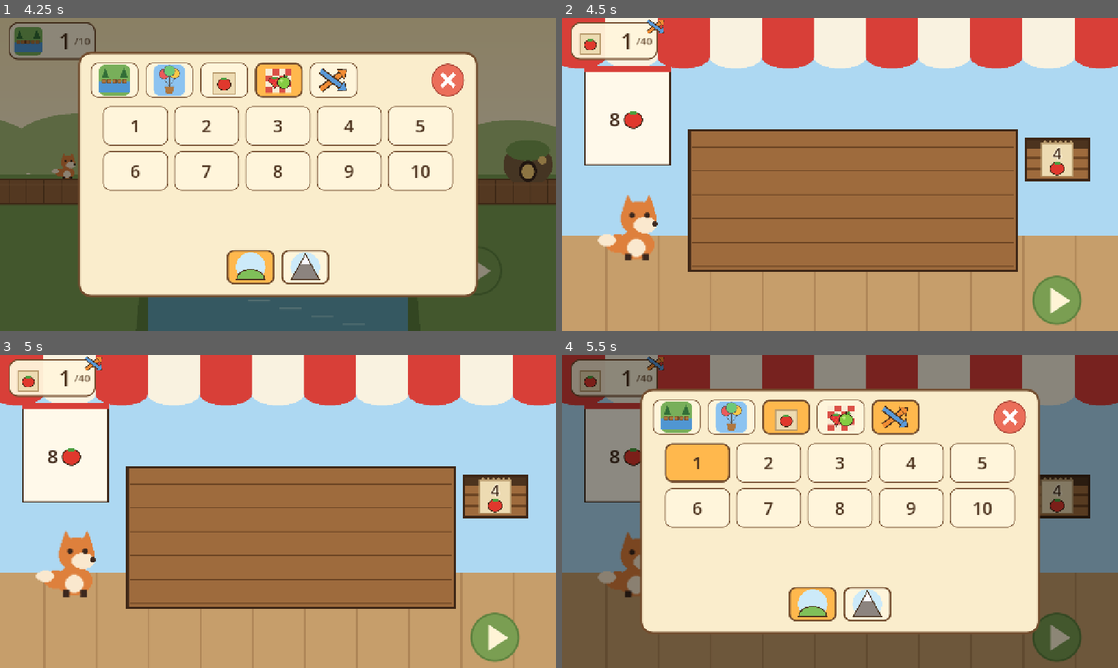
Above: before the commit, frames 1-4 (two rows, left to right).
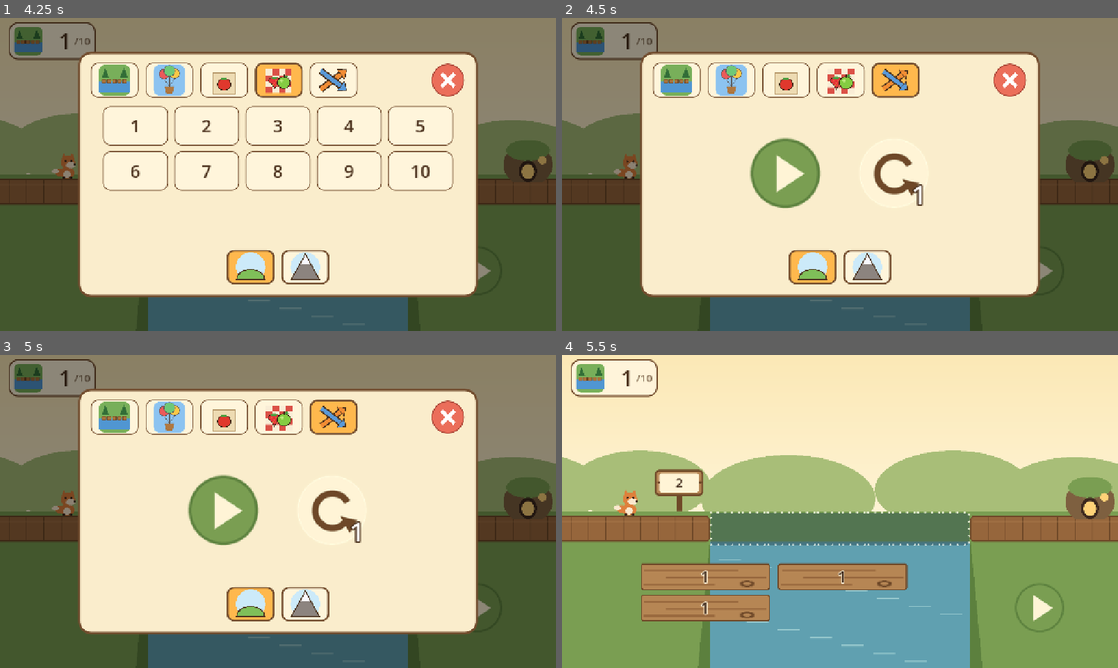
Above: after the commit, the same moments.

Repository: malioni/kids-math-game
Game: Godot game, scene res://scenes/ui/boot.tscn
Same seed, same stepped clock (60 frames per second), same inputs: the game is played once before the commit and once after it.
Inputs (mouse positions are in pixels of both pictures, inside the frame that each line leads up to):
- Up to frame 1 (4.25 s): click (50, 39) at 0.5 s; click (116, 80) at 1.25 s; click (166, 80) at 2 s; click (222, 80) at 2.75 s; click (278, 80) at 3.5 s
- Up to frame 2 (4.5 s): click (895, 80) at 4.25 s
- Up to frame 3 (5 s): no input
- Up to frame 4 (5.5 s): click (612, 376) at 5 s

Frame 1 is identical in both runs. In frame 2, 98% of the frame differs, in the area x 0-100%, y 0-100%; in frame 3, 98%; in frame 4, 90%.

Commit message:
Give shuffle its own page in the level picker
While shuffling, the picker opened on the current world's levels, so the
only option was to leave shuffle for that world. The shuffle tab now shows
a page of its own, and the picker opens on it while shuffling: continue
(or start shuffling), and start over, which clears shuffle's place in every
world and begins again from 1. World tabs and Easy/Hard work as before.

Co-Authored-By: Claude Opus 5.5 <noreply@anthropic.com>

Diff:
--- a/scenes/ui/level_hud.tscn
+++ b/scenes/ui/level_hud.tscn
@@ -7,6 +7,7 @@
 [ext_resource type="Texture2D" path="res://assets/sprites/ui/icon_shuffle.png" id="5_shuffle"]
 [ext_resource type="Texture2D" path="res://assets/sprites/ui/icon_easy.png" id="6_easy"]
 [ext_resource type="Texture2D" path="res://assets/sprites/ui/icon_hard.png" id="7_hard"]
+[ext_resource type="Texture2D" path="res://assets/sprites/forest_bridge/go_icon.png" id="8_go"]
 
 [sub_resource type="StyleBoxFlat" id="StyleBoxFlat_badge"]
 bg_color = Color(1, 0.96, 0.86, 0.95)
@@ -189,6 +190,49 @@
 theme_override_constants/v_separation = 14
 columns = 5
 
+[node name="ShufflePage" type="HBoxContainer" parent="Root/Picker/Panel/Margin/VBox"]
+visible = false
+layout_mode = 2
+size_flags_vertical = 3
+theme_override_constants/separation = 80
+alignment = 1
+
+[node name="ContinueButton" type="TextureButton" parent="Root/Picker/Panel/Margin/VBox/ShufflePage"]
+custom_minimum_size = Vector2(170, 170)
+layout_mode = 2
+size_flags_vertical = 4
+texture_normal = ExtResource("8_go")
+ignore_texture_size = true
+stretch_mode = 5
+
+[node name="RestartButton" type="TextureButton" parent="Root/Picker/Panel/Margin/VBox/ShufflePage"]
+custom_minimum_size = Vector2(170, 170)
+layout_mode = 2
+size_flags_vertical = 4
+texture_normal = ExtResource("4_retry")
+ignore_texture_size = true
+stretch_mode = 5
+
+[node name="OneLabel" type="Label" parent="Root/Picker/Panel/Margin/VBox/ShufflePage/RestartButton"]
+layout_mode = 1
+anchors_preset = 3
+anchor_left = 1.0
+anchor_top = 1.0
+anchor_right = 1.0
+anchor_bottom = 1.0
+offset_left = -60.0
+offset_top = -72.0
+offset_right = 4.0
+offset_bottom = 4.0
+mouse_filter = 2
+theme_override_colors/font_color = Color(1, 1, 1, 1)
+theme_override_colors/font_outline_color = Color(0.3, 0.2, 0.12, 1)
+theme_override_constants/outline_size = 14
+theme_override_font_sizes/font_size = 60
+text = "1"
+horizontal_alignment = 1
+vertical_alignment = 1
+
 [node name="ModeRow" type="HBoxContainer" parent="Root/Picker/Panel/Margin/VBox"]
 layout_mode = 2
 theme_override_constants/separation = 16
--- a/scripts/ui/level_hud.gd
+++ b/scripts/ui/level_hud.gd
@@ -4,8 +4,9 @@
 ## Level badge, level picker and world-complete screen shared by every world.
 ##
 ## The badge in the top-left shows the world and the current level number (with a shuffle icon in
-## shuffle mode); tapping it opens a picker with a tab per world, a shuffle tab, a button per level
-## of the current difficulty, and Easy/Hard buttons. After the last level, show_world_complete()
+## shuffle mode); tapping it opens a picker with a tab per world, a shuffle tab (continue the
+## shuffle, or start it over), a button per level of the current difficulty, and Easy/Hard
+## buttons. After the last level, show_world_complete()
 ## offers a restart and a button for each other world. The HUD only emits signals; the world
 ## decides what loading a level means.
 
@@ -15,8 +16,12 @@
 signal restart_requested
 ## Emitted when the player picks a difficulty in the picker: "easy" or "hard".
 signal difficulty_chosen(difficulty: String)
-## Emitted when the player taps the shuffle tab in the picker.
-signal shuffle_requested
+## Emitted when the player taps continue (from_start false) or start over (from_start true) on the
+## picker's shuffle page.
+signal shuffle_requested(from_start: bool)
+
+# The picker page id of the shuffle tab.
+const _SHUFFLE_PAGE := "shuffle"
 
 const _CREAM := Color(1.0, 0.96, 0.86)
 const _CURRENT := Color(1.0, 0.72, 0.3)
@@ -41,6 +46,9 @@
 @onready var _easy_button: Button = $Root/Picker/Panel/Margin/VBox/ModeRow/EasyButton
 @onready var _hard_button: Button = $Root/Picker/Panel/Margin/VBox/ModeRow/HardButton
 @onready var _restart_label: Label = $Root/Complete/Choices/RestartButton/OneLabel
+@onready var _shuffle_page: Control = $Root/Picker/Panel/Margin/VBox/ShufflePage
+@onready var _shuffle_continue: BaseButton = _shuffle_page.get_node("ContinueButton")
+@onready var _shuffle_restart: BaseButton = _shuffle_page.get_node("RestartButton")
 
 
 func _ready() -> void:
@@ -50,6 +58,8 @@
 	$Root/Complete/Choices/RestartButton.pressed.connect(_on_restart_pressed)
 	_easy_button.pressed.connect(_on_difficulty_pressed.bind("easy"))
 	_hard_button.pressed.connect(_on_difficulty_pressed.bind("hard"))
+	_shuffle_continue.pressed.connect(_on_shuffle_pressed.bind(false))
+	_shuffle_restart.pressed.connect(_on_shuffle_pressed.bind(true))
 	_picker.visible = false
 	_complete.visible = false
 
@@ -68,10 +78,10 @@
 	_complete.visible = false
 
 
-## Opens the level picker on the current world's tab.
+## Opens the level picker on the current world's tab, or on the shuffle tab while shuffling.
 func open_picker() -> void:
 	_complete.visible = false
-	_show_picker_world(_world_id)
+	_show_picker_world(_SHUFFLE_PAGE if GameRegistry.is_shuffle() else _world_id)
 	var difficulty: String = GameRegistry.get_difficulty()
 	_style_button(_easy_button, _CURRENT if difficulty == "easy" else _CREAM, 4)
 	_style_button(_hard_button, _CURRENT if difficulty == "hard" else _CREAM, 4)
@@ -135,6 +145,16 @@
 ## Returns the shuffle tab in the picker (null until the picker has opened).
 func get_shuffle_tab() -> Button:
 	return _shuffle_tab()
+
+
+## Returns true while the picker shows the shuffle page instead of a world's levels.
+func is_shuffle_page_shown() -> bool:
+	return _shuffle_page.visible
+
+
+## Returns the shuffle page's buttons: continue, then start over.
+func get_shuffle_buttons() -> Array[BaseButton]:
+	return [_shuffle_continue, _shuffle_restart]
 
 
 func _show_picker_world(world_id: String) -> void:
@@ -159,14 +179,18 @@
 	shuffle_tab.expand_icon = true
 	shuffle_tab.icon_alignment = HORIZONTAL_ALIGNMENT_CENTER
 	shuffle_tab.custom_minimum_size = Vector2(110, 80)
-	var shuffling: bool = GameRegistry.is_shuffle()
-	_style_button(shuffle_tab, _CURRENT if shuffling else _CREAM, 4 if shuffling else 2)
-	shuffle_tab.pressed.connect(_on_shuffle_pressed)
+	var on_shuffle: bool = world_id == _SHUFFLE_PAGE
+	_style_button(shuffle_tab, _CURRENT if on_shuffle else _CREAM, 4 if on_shuffle else 2)
+	shuffle_tab.pressed.connect(_show_picker_world.bind(_SHUFFLE_PAGE))
 	_world_tabs.add_child(shuffle_tab)
 
 	for child in _grid.get_children():
 		_grid.remove_child(child)
 		child.queue_free()
+	_shuffle_page.visible = on_shuffle
+	_grid.visible = not on_shuffle
+	if on_shuffle:
+		return
 	var count: int = (
 		_level_count if world_id == _world_id else GameRegistry.get_level_count(world_id)
 	)
@@ -193,9 +217,9 @@
 	difficulty_chosen.emit(difficulty)
 
 
-func _on_shuffle_pressed() -> void:
-	_picker.visible = false
-	shuffle_requested.emit()
+func _on_shuffle_pressed(from_start: bool) -> void:
+	_picker.visible = false
+	shuffle_requested.emit(from_start)
 
 
 func _shuffle_tab() -> Button:
--- a/scripts/worlds/world_base.gd
+++ b/scripts/worlds/world_base.gd
@@ -39,7 +39,7 @@
 	_hud.level_chosen.connect(_on_level_chosen)
 	_hud.restart_requested.connect(_on_restart_requested)
 	_hud.difficulty_chosen.connect(_on_difficulty_chosen)
-	_hud.shuffle_requested.connect(GameRegistry.start_shuffle)
+	_hud.shuffle_requested.connect(_on_shuffle_requested)
 	SaveManager.save_last_world(_world_id())
 	var start_index: int = GameRegistry.take_requested_level(_world_id())
 	if start_index >= 0:
@@ -153,3 +153,12 @@
 func _on_difficulty_chosen(difficulty: String) -> void:
 	GameRegistry.set_difficulty(difficulty)
 	_resume()
+
+
+func _on_shuffle_requested(from_start: bool) -> void:
+	if from_start:
+		GameRegistry.set_shuffle(true)
+		GameRegistry.reset_shuffle()
+		GameRegistry.start_shuffle()
+	elif not GameRegistry.is_shuffle():
+		GameRegistry.start_shuffle()
--- a/tests/test_level_hud.gd
+++ b/tests/test_level_hud.gd
@@ -153,12 +153,51 @@
 	assert_eq(hard.bg_color, Color(1.0, 0.72, 0.3))
 
 
-func test_level_hud_shuffle_tab_emits_shuffle_requested_and_closes() -> void:
-	hud.open_picker()
+func test_level_hud_shuffle_tab_shows_shuffle_page_instead_of_levels() -> void:
+	hud.open_picker()
+	assert_false(hud.is_shuffle_page_shown())
 	watch_signals(hud)
 	hud.get_shuffle_tab().pressed.emit()
-	assert_signal_emitted(hud, "shuffle_requested")
-	assert_false(hud.is_picker_open())
+	await wait_frames(1)
+	assert_true(hud.is_shuffle_page_shown())
+	assert_true(hud.is_picker_open())
+	assert_eq(hud.get_level_buttons().size(), 0)
+	assert_signal_not_emitted(hud, "shuffle_requested")
+
+
+func test_level_hud_shuffle_continue_emits_not_from_start_and_closes() -> void:
+	hud.open_picker()
+	hud.get_shuffle_tab().pressed.emit()
+	watch_signals(hud)
+	hud.get_shuffle_buttons()[0].pressed.emit()
+	assert_signal_emitted_with_parameters(hud, "shuffle_requested", [false])
+	assert_false(hud.is_picker_open())
+
+
+func test_level_hud_shuffle_start_over_emits_from_start_and_closes() -> void:
+	hud.open_picker()
+	hud.get_shuffle_tab().pressed.emit()
+	watch_signals(hud)
+	hud.get_shuffle_buttons()[1].pressed.emit()
+	assert_signal_emitted_with_parameters(hud, "shuffle_requested", [true])
+	assert_false(hud.is_picker_open())
+
+
+func test_level_hud_picker_opens_on_shuffle_page_while_shuffling() -> void:
+	GameRegistry.set_shuffle(true)
+	hud.open_picker()
+	assert_true(hud.is_shuffle_page_shown())
+	var style: StyleBoxFlat = hud.get_shuffle_tab().get_theme_stylebox("normal")
+	assert_eq(style.bg_color, Color(1.0, 0.72, 0.3))
+
+
+func test_level_hud_world_tab_from_shuffle_page_shows_its_levels() -> void:
+	GameRegistry.set_shuffle(true)
+	hud.open_picker()
+	hud.get_node("Root/Picker/Panel/Margin/VBox/TopRow/WorldTabs/Tab_sky").pressed.emit()
+	await wait_frames(1)
+	assert_false(hud.is_shuffle_page_shown())
+	assert_eq(hud.get_level_buttons().size(), 10)
 
 
 func test_level_hud_badge_shows_shuffle_icon_only_while_shuffling() -> void:
--- a/tests/test_world_modes.gd
+++ b/tests/test_world_modes.gd
@@ -213,11 +213,42 @@
 	assert_ne(GameRegistry.last_world_request, "forest")
 
 
-func test_world_modes_shuffle_tab_starts_shuffle() -> void:
-	var world: Node2D = _make_world()
-	_hud(world).shuffle_requested.emit()
-	assert_true(GameRegistry.is_shuffle())
-	assert_ne(GameRegistry.last_world_request, "")
+func test_world_modes_shuffle_continue_starts_shuffle() -> void:
+	var world: Node2D = _make_world()
+	_hud(world).shuffle_requested.emit(false)
+	assert_true(GameRegistry.is_shuffle())
+	assert_ne(GameRegistry.last_world_request, "")
+
+
+func test_world_modes_shuffle_continue_while_shuffling_stays_put() -> void:
+	SaveManager.set_progress(_shuffle_key("forest"), 4)
+	GameRegistry.set_shuffle(true)
+	var world: Node2D = _make_world()
+	_hud(world).shuffle_requested.emit(false)
+	assert_eq(GameRegistry.last_world_request, "")
+	assert_eq(world._current_index, 3)
+	assert_eq(SaveManager.load_progress(_shuffle_key("forest")), 4)
+
+
+func test_world_modes_shuffle_start_over_clears_shuffle_progress() -> void:
+	SaveManager.set_progress(_shuffle_key("forest"), 6)
+	SaveManager.set_progress(_shuffle_key("sky"), 3)
+	SaveManager.set_progress("forest:easy", 5)
+	GameRegistry.set_shuffle(true)
+	var world: Node2D = _make_world()
+	_hud(world).shuffle_requested.emit(true)
+	assert_true(GameRegistry.is_shuffle())
+	assert_ne(GameRegistry.last_world_request, "")
+	assert_eq(GameRegistry.shuffle_position().x, 1)
+	assert_eq(SaveManager.load_progress("forest:easy"), 5, "normal progress is untouched")
+
+
+func test_world_modes_shuffle_start_over_from_worlds_mode_turns_shuffle_on() -> void:
+	SaveManager.set_progress(_shuffle_key("market"), 7)
+	var world: Node2D = _make_world()
+	_hud(world).shuffle_requested.emit(true)
+	assert_true(GameRegistry.is_shuffle())
+	assert_eq(GameRegistry.shuffle_next_index("market"), 0)
 
 
 func _badge_text(world: Node2D) -> String:
Not shown, changed: DESIGN.md
